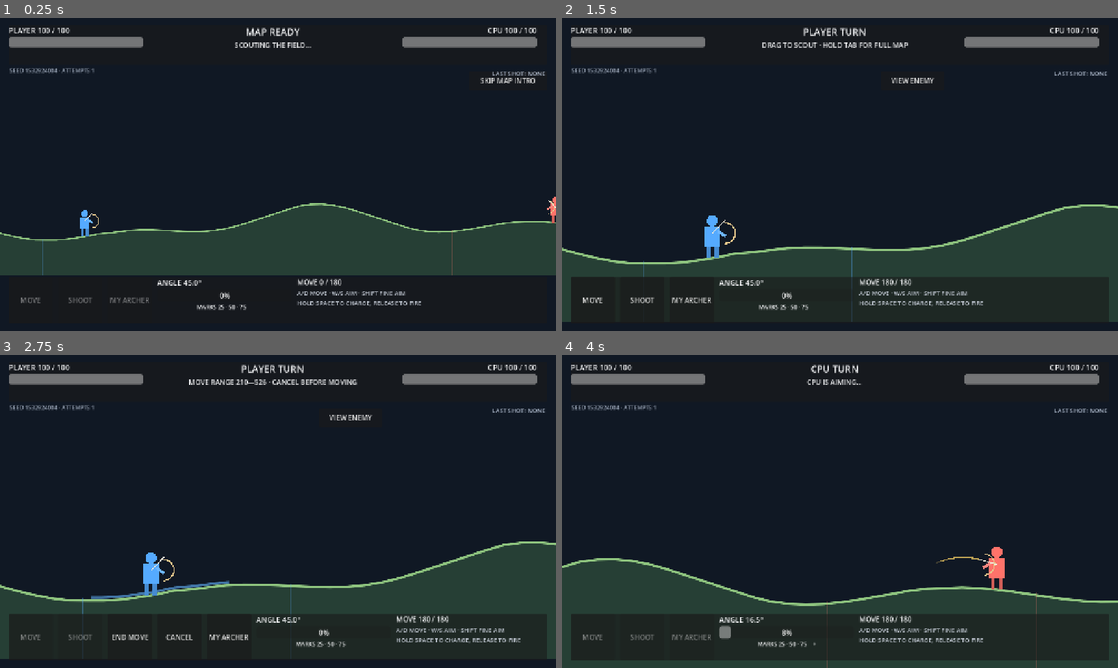
Above: before the commit, frames 1-4 (two rows, left to right).
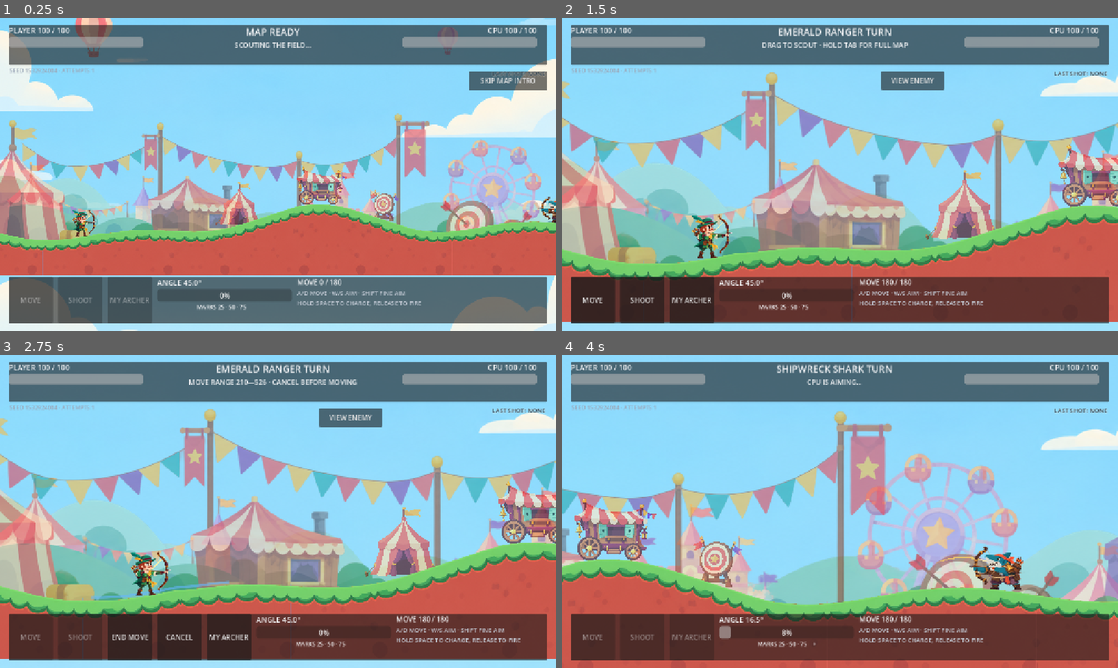
Above: after the commit, the same moments.

Repository: Xiangyu-Gu-6/Archers-Battle-Demo
Game: Godot game, scene res://scenes/Main.tscn
Two runs of this game, one before a commit and one after it. Both use one fixed random seed, a clock stepped at 60 frames per second and the inputs below.
Inputs (mouse positions are in pixels of both pictures, inside the frame that each line leads up to):
- Up to frame 1 (0.25 s): no input
- Up to frame 2 (1.5 s): click "SKIP MAP INTRO" at 0.5 s; tap Enter at 1.25 s; move the mouse to (962, 158) at 1.27 s; hold D (move_right) from 1.28 s (still down); tap S (aim_down) at 1.35 s; click (962, 158) at 1.42 s
- Up to frame 3 (2.75 s): release D (move_right) at 2 s; click "MOVE" at 2 s
- Up to frame 4 (4 s): click "END MOVE" at 2.75 s; drag from (728, 527) to (812, 574) at 3.52 s

The runs differ from the first frame. In frame 1, 100% of the frame differs, in the area x 0-100%, y 0-100%; in frame 2, 99%; in frame 3, 99%; in frame 4, 99%.

Commit message:
feat: integrate carnival art assets

Diff:
--- a/project.godot
+++ b/project.godot
@@ -13,7 +13,7 @@
 config/name="弓箭手对战 Demo"
 run/main_scene="res://scenes/Main.tscn"
 config/features=PackedStringArray("4.7")
-config/version="0.2.0"
+config/version="0.3.0"
 
 [display]
 
--- a/scripts/archer.gd
+++ b/scripts/archer.gd
@@ -1,5 +1,8 @@
 class_name Archer
 extends Node2D
+
+const PLAYER_TEXTURE := preload("res://assets/art/characters/emerald_ranger_ingame_100px_right_v01.png")
+const CPU_TEXTURE := preload("res://assets/art/characters/shipwreck_shark_ingame_100px_left_v01.png")
 
 var display_name := "Archer"
 var side := 0
@@ -7,6 +10,7 @@
 var max_health := 100
 var aim_angle := 45.0
 var body_color := Color("#52a7ff")
+var art_sprite: Sprite2D
 
 func setup(which_side: int, label_text: String, color: Color, hp: int) -> void:
 	side = which_side
@@ -14,7 +18,18 @@
 	body_color = color
 	max_health = hp
 	health = hp
+	_build_art_sprite()
 	queue_redraw()
+
+func _build_art_sprite() -> void:
+	if is_instance_valid(art_sprite): art_sprite.queue_free()
+	art_sprite = Sprite2D.new()
+	art_sprite.name = "CharacterArt"
+	art_sprite.texture = PLAYER_TEXTURE if side == 0 else CPU_TEXTURE
+	art_sprite.centered = false
+	art_sprite.position = Vector2(-80.0, -116.0)
+	art_sprite.texture_filter = CanvasItem.TEXTURE_FILTER_LINEAR
+	add_child(art_sprite)
 
 func facing_sign() -> float:
 	return 1.0 if side == 0 else -1.0
@@ -82,12 +97,5 @@
 	return near
 
 func _draw() -> void:
-	var sign_dir := facing_sign()
-	draw_circle(Vector2(0.0, -86.0), 13.0, body_color)
-	draw_rect(Rect2(-18.0, -72.0, 36.0, 45.0), body_color)
-	draw_rect(Rect2(-14.0, -27.0, 10.0, 27.0), body_color.darkened(0.18))
-	draw_rect(Rect2(4.0, -27.0, 10.0, 27.0), body_color.darkened(0.18))
-	draw_line(Vector2(sign_dir * 13.0, -63.0), Vector2(sign_dir * 31.0, -50.0), body_color.lightened(0.15), 7.0)
-	draw_arc(Vector2(sign_dir * 29.0, -58.0), 24.0, -PI * 0.5, PI * 0.5, 18, Color("#e7c98d"), 3.0)
 	var aim := launch_direction()
-	draw_line(Vector2(0.0, -58.0), Vector2(0.0, -58.0) + aim * 42.0, Color("#f1eadb"), 2.0)
+	draw_line(Vector2(0.0, -58.0), Vector2(0.0, -58.0) + aim * 42.0, Color("#fff0a8dd"), 2.5)
--- /dev/null
+++ b/scripts/art_backdrop.gd
@@ -0,0 +1,68 @@
+class_name ArtBackdrop
+extends Node2D
+
+const SKY := preload("res://assets/art/environments/carnival_sky_base_v01.png")
+const FAR := preload("res://assets/art/environments/carnival_far_parallax_v01.png")
+const MID := preload("res://assets/art/environments/carnival_midground_parallax_v01.png")
+const TENT := preload("res://assets/art/props/carnival_tent_v01.png")
+const WAGON := preload("res://assets/art/props/carnival_wagon_v01.png")
+const TARGET := preload("res://assets/art/props/carnival_target_v01.png")
+
+var battle_camera: Camera2D
+var world_width := 2400.0
+var sky: Sprite2D
+var far_layer: Sprite2D
+var mid_layer: Sprite2D
+
+func setup(camera_node: Camera2D, width: float) -> void:
+	battle_camera = camera_node
+	world_width = width
+	z_index = -100
+	sky = _make_layer(SKY, Vector2(1.60, 1.60), -30)
+	far_layer = _make_layer(FAR, Vector2(1.25, 1.25), -20)
+	mid_layer = _make_layer(MID, Vector2(1.25, 1.25), -10)
+	far_layer.modulate = Color(1.0, 1.0, 1.0, 0.78)
+	mid_layer.modulate = Color(1.0, 1.0, 1.0, 0.58)
+	sky.position = Vector2(world_width * 0.5, 360.0)
+	far_layer.position = Vector2(world_width * 0.5, 365.0)
+	mid_layer.position = Vector2(world_width * 0.5, 365.0)
+
+func _make_layer(texture: Texture2D, layer_scale: Vector2, layer_z: int) -> Sprite2D:
+	var sprite := Sprite2D.new()
+	sprite.texture = texture
+	sprite.scale = layer_scale
+	sprite.z_index = layer_z
+	sprite.texture_filter = CanvasItem.TEXTURE_FILTER_LINEAR_WITH_MIPMAPS
+	add_child(sprite)
+	return sprite
+
+func _process(_delta: float) -> void:
+	if not is_instance_valid(battle_camera) or not is_instance_valid(sky): return
+	var offset := battle_camera.position.x - world_width * 0.5
+	sky.position.x = battle_camera.position.x
+	far_layer.position.x = world_width * 0.5 + offset * 0.15
+	mid_layer.position.x = world_width * 0.5 + offset * 0.34
+
+func add_match_props(parent: Node2D, terrain, seed_value: int) -> Node2D:
+	var props := Node2D.new()
+	props.name = "DecorativeProps"
+	props.z_index = -2
+	parent.add_child(props)
+	var rng := RandomNumberGenerator.new()
+	rng.seed = seed_value ^ 0xA471
+	var entries := [
+		{"texture": TENT, "x": rng.randf_range(820.0, 990.0), "scale": 0.15},
+		{"texture": WAGON, "x": rng.randf_range(1110.0, 1290.0), "scale": 0.15},
+		{"texture": TARGET, "x": rng.randf_range(1430.0, 1600.0), "scale": 0.11}
+	]
+	for entry in entries:
+		var sprite := Sprite2D.new()
+		sprite.texture = entry.texture
+		sprite.scale = Vector2.ONE * float(entry.scale)
+		sprite.modulate = Color(1.0, 1.0, 1.0, 0.68)
+		sprite.texture_filter = CanvasItem.TEXTURE_FILTER_LINEAR
+		var x := float(entry.x)
+		var half_height: float = entry.texture.get_height() * float(entry.scale) * 0.5
+		sprite.position = Vector2(x, terrain.surface_y(x) - half_height + 12.0)
+		props.add_child(sprite)
+	return props
--- a/scripts/main.gd
+++ b/scripts/main.gd
@@ -7,6 +7,7 @@
 const ArrowScript := preload("res://scripts/arrow.gd")
 const BalanceScript := preload("res://scripts/game_balance.gd")
 const BallisticsScript := preload("res://scripts/ballistics.gd")
+const ArtBackdropScript := preload("res://scripts/art_backdrop.gd")
 
 var balance = BalanceScript.new()
 var match_root: Node2D
@@ -70,6 +71,7 @@
 var seed_label: Label
 var last_shot_label: Label
 var power_direction_label: Label
+var art_backdrop
 
 func _ready() -> void:
 	rng.randomize()
@@ -85,6 +87,10 @@
 	camera.position_smoothing_enabled = false
 	add_child(camera)
 	camera.make_current()
+	art_backdrop = ArtBackdropScript.new()
+	art_backdrop.name = "ArtBackdrop"
+	add_child(art_backdrop)
+	art_backdrop.setup(camera, balance.world_width)
 
 func _make_label(text_value: String, size := 18) -> Label:
 	var label := Label.new()
@@ -206,7 +212,9 @@
 	last_shot_label.position = Vector2(905, 118)
 	last_shot_label.size = Vector2(350, 72)
 	last_shot_label.horizontal_alignment = HORIZONTAL_ALIGNMENT_RIGHT
-	last_shot_label.add_theme_color_override("font_color", Color("#b9c5d8"))
+	last_shot_label.add_theme_color_override("font_color", Color("#26384a"))
+	last_shot_label.add_theme_color_override("font_outline_color", Color("#fff7dfcc"))
+	last_shot_label.add_theme_constant_override("outline_size", 3)
 	root.add_child(last_shot_label)
 	hit_label = _make_label("", 28)
 	hit_label.position = Vector2(460, 126)
@@ -276,7 +284,7 @@
 	active_arrow = null
 	for i in 2:
 		var archer = ArcherScript.new()
-		archer.setup(i, "Player" if i == 0 else "CPU", Color("#55aaff") if i == 0 else Color("#ff736a"), balance.max_health)
+		archer.setup(i, "Emerald Ranger" if i == 0 else "Shipwreck Shark", Color("#55aaff") if i == 0 else Color("#ff736a"), balance.max_health)
 		archers.append(archer)
 		match_root.add_child(archer)
 	if use_same_seed and current_seed != 0 and OS.is_debug_build():
@@ -285,6 +293,7 @@
 		current_seed = rng.randi()
 		while current_seed == old_seed: current_seed = rng.randi()
 	var generated: Dictionary = terrain.generate(current_seed, {} if use_same_seed else old_signature)
+	art_backdrop.add_match_props(match_root, terrain, current_seed)
 	previous_terrain_signature = generated.signature
 	seed_label.text = "SEED %s · ATTEMPTS %s%s" % [current_seed, generated.attempts, " · FALLBACK" if generated.fallback else ""]
 	for archer in archers:
@@ -736,6 +745,7 @@
 
 func _update_ui() -> void:
 	if not is_instance_valid(player_hp) or archers.size() < 2: return
+	last_shot_label.visible = phase != Phase.INTRO
 	player_hp.value = archers[0].health
 	ai_hp.value = archers[1].health
 	player_hp_text.text = "PLAYER %d / %d" % [archers[0].health, archers[0].max_health]
--- a/scripts/terrain.gd
+++ b/scripts/terrain.gd
@@ -2,6 +2,8 @@
 extends Node2D
 
 const STEP := 40.0
+const SOIL_TEXTURE := preload("res://assets/art/environments/terrain_soil_tile_512_v01.png")
+const GRASS_TEXTURE := preload("res://assets/art/environments/terrain_grass_edge_strip_1024x64_v01.png")
 var world_width := 2400.0
 var world_bottom := 760.0
 var heights: PackedFloat32Array
@@ -10,6 +12,7 @@
 var primary_feature_x := 1200.0
 var left_zone := Vector2(190.0, 670.0)
 var right_zone := Vector2(1730.0, 2210.0)
+var grass_line: Line2D
 
 func generate(seed_to_use: int, previous_signature := {}) -> Dictionary:
 	seed_value = seed_to_use
@@ -20,13 +23,13 @@
 		template_type = posmod(seed_value + attempts, 3)
 		_build_candidate(rng, template_type)
 		if _basic_valid() and not _too_similar(previous_signature):
-			queue_redraw()
+			_refresh_art()
 			return {"seed": seed_value, "attempts": attempts + 1, "fallback": false, "template": template_name(), "signature": signature()}
 		attempts += 1
 	var previous_template := int(previous_signature.get("template", -1))
 	template_type = posmod(previous_template + 1 + int(seed_value % 2), 3)
 	_build_fallback(template_type)
-	queue_redraw()
+	_refresh_art()
 	return {"seed": seed_value, "attempts": 20, "fallback": true, "template": template_name(), "signature": signature()}
 
 func _build_candidate(rng: RandomNumberGenerator, which_template: int) -> void:
@@ -191,15 +194,37 @@
 func _draw() -> void:
 	if heights.is_empty(): return
 	var poly := PackedVector2Array([Vector2(0.0, world_bottom)])
+	var uvs := PackedVector2Array([Vector2(0.0, world_bottom / 512.0)])
 	var ridge := PackedVector2Array()
 	for i in heights.size():
 		var p := Vector2(i * STEP, heights[i])
 		poly.append(p)
+		uvs.append(p / 512.0)
 		ridge.append(p)
 	poly.append(Vector2(world_width, world_bottom))
-	draw_colored_polygon(poly, Color("#263f35"))
-	draw_polyline(ridge, Color("#8fc57f"), 5.0, true)
+	uvs.append(Vector2(world_width / 512.0, world_bottom / 512.0))
+	draw_colored_polygon(poly, Color.WHITE, uvs, SOIL_TEXTURE)
 	draw_line(Vector2(left_zone.x, surface_y(left_zone.x) - 5.0), Vector2(left_zone.x, world_bottom), Color("#55a8ff55"), 2.0)
 	draw_line(Vector2(left_zone.y, surface_y(left_zone.y) - 5.0), Vector2(left_zone.y, world_bottom), Color("#55a8ff55"), 2.0)
 	draw_line(Vector2(right_zone.x, surface_y(right_zone.x) - 5.0), Vector2(right_zone.x, world_bottom), Color("#ff766c55"), 2.0)
 	draw_line(Vector2(right_zone.y, surface_y(right_zone.y) - 5.0), Vector2(right_zone.y, world_bottom), Color("#ff766c55"), 2.0)
+
+func _refresh_art() -> void:
+	texture_repeat = CanvasItem.TEXTURE_REPEAT_ENABLED
+	if not is_instance_valid(grass_line):
+		grass_line = Line2D.new()
+		grass_line.name = "GrassEdge"
+		grass_line.width = 56.0
+		grass_line.texture = GRASS_TEXTURE
+		grass_line.texture_mode = Line2D.LINE_TEXTURE_TILE
+		grass_line.texture_repeat = CanvasItem.TEXTURE_REPEAT_ENABLED
+		grass_line.texture_filter = CanvasItem.TEXTURE_FILTER_LINEAR
+		grass_line.joint_mode = Line2D.LINE_JOINT_ROUND
+		grass_line.begin_cap_mode = Line2D.LINE_CAP_BOX
+		grass_line.end_cap_mode = Line2D.LINE_CAP_BOX
+		grass_line.z_index = 1
+		add_child(grass_line)
+	var points := PackedVector2Array()
+	for i in heights.size(): points.append(Vector2(i * STEP, heights[i] + 22.0))
+	grass_line.points = points
+	queue_redraw()
--- a/tests/v2_acceptance_test.gd
+++ b/tests/v2_acceptance_test.gd
@@ -81,6 +81,12 @@
 	var game = MainScene.instantiate()
 	root.add_child(game)
 	while game.rebuilding_match: await process_frame
+	check(is_instance_valid(game.art_backdrop), "art backdrop must be configured")
+	check(is_instance_valid(game.art_backdrop.sky) and is_instance_valid(game.art_backdrop.far_layer) and is_instance_valid(game.art_backdrop.mid_layer), "all three environment layers must exist")
+	check(is_instance_valid(game.terrain.grass_line) and game.terrain.grass_line.points.size() == game.terrain.heights.size(), "grass edge must follow every terrain sample")
+	check(is_instance_valid(game.archers[0].art_sprite) and is_instance_valid(game.archers[1].art_sprite), "both character art sprites must exist")
+	var decorative_props = game.match_root.get_node_or_null("DecorativeProps")
+	check(is_instance_valid(decorative_props) and decorative_props.get_child_count() == 3, "three decorative prop assets must be configured")
 	game.turn_token += 1
 	game.current_side = 0
 	game.phase = game.Phase.SELECT
Binary file added: assets/art/candidates/battle_readability_1280x720_v02.png
Not shown, added: assets/art/candidates/battle_readability_1280x720_v02.png.import
Binary file added: assets/art/candidates/battle_readability_rejected_alpha_v01.png
Not shown, added: assets/art/candidates/battle_readability_rejected_alpha_v01.png.import
Binary file added: assets/art/candidates/carnival_wagon_rejected_v01.png
Not shown, added: assets/art/candidates/carnival_wagon_rejected_v01.png.import
Binary file added: assets/art/candidates/carnival_wagon_rejected_v02.png
Not shown, added: assets/art/candidates/carnival_wagon_rejected_v02.png.import
Binary file added: assets/art/candidates/character_readability_100px_v01.png
Not shown, added: assets/art/candidates/character_readability_100px_v01.png.import
Binary file added: assets/art/candidates/layer_composite_preview_1280x720_v01.png
Not shown, added: assets/art/candidates/layer_composite_preview_1280x720_v01.png.import
(and 42 more such lines)
